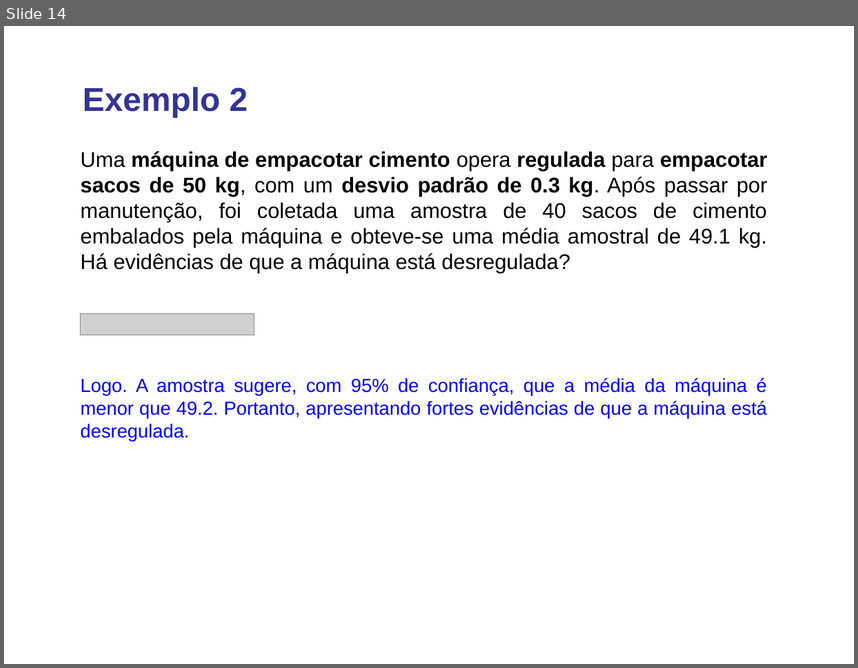
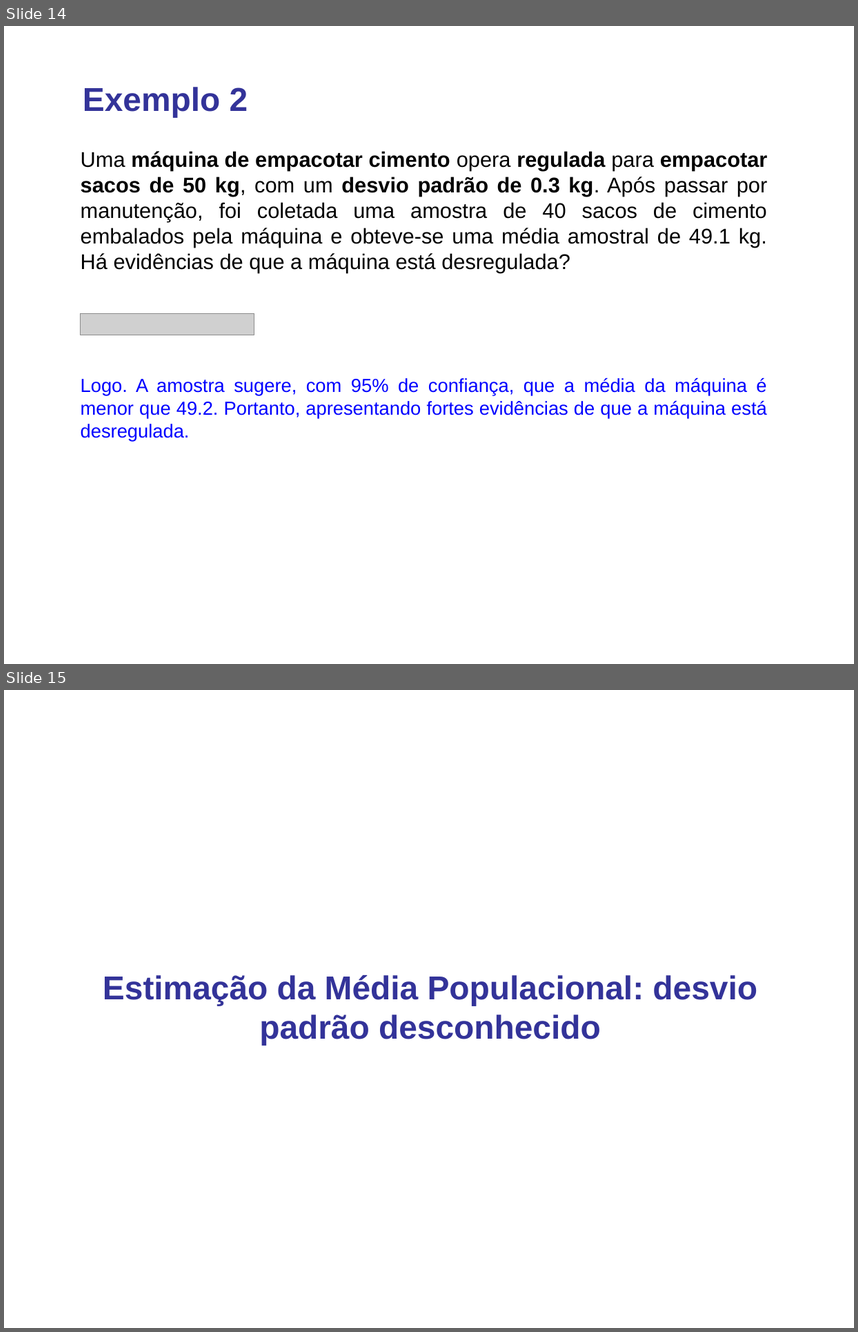
Before and after one commit to lansaviniec/estatistica, a slide deck: 7 estimativas e tamanhos amostrais.ppt. Shown one above the other, each under a label of ours: slide 14 before the commit, slides 14 and 15 after it. The pictures are 858x668 and 858x1332 pixels, drawn with LibreOffice and Linux fonts; fonts in the diff are those of the drawing; grey boxes stand for pictures. Boxes give left, top, right and bottom in pixels: in the first picture for what was removed or moved away, otherwise in the second. Text is boxed around its words. In the diff, an @@ line names an element or a change of style, - is before the commit and + after.

```diff
--- a/7 estimativas e tamanhos amostrais.ppt
+++ b/7 estimativas e tamanhos amostrais.ppt
@@ slide 15 added at (4, 690, 854, 1328), background #FFFFFF @@
@@ text added at (103, 975, 757, 1045), 28 pt, text #333399, bold @@
+Estimação da Média Populacional: desvio padrão desconhecido
```
Also in this commit, not shown: 3 slides changed, 13 other slides added, 1 other file.
